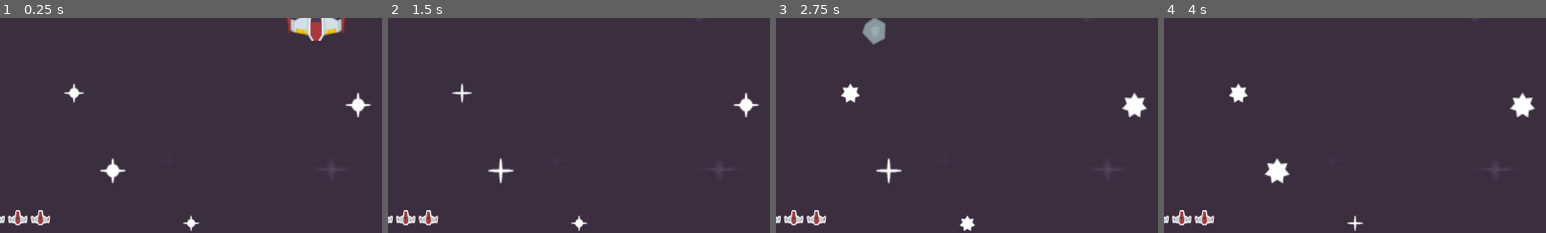
Above: before the commit, frames 1-4 (left to right).
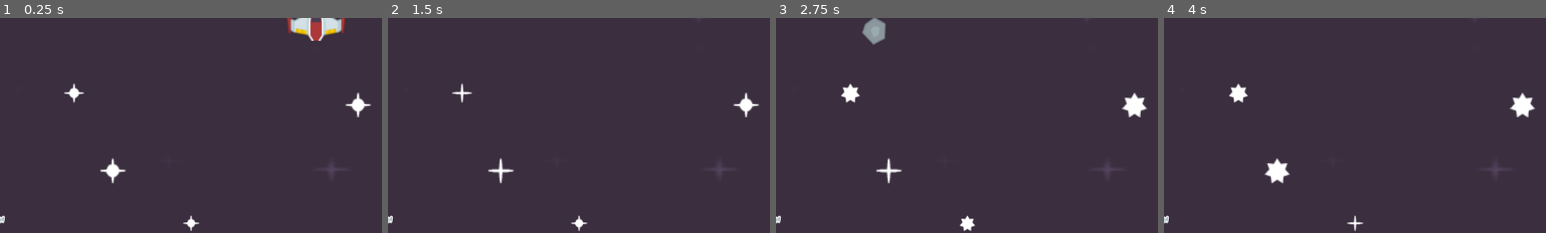
Above: after the commit, the same moments.

Repository: AbdulqadirQ/godot-tut
Game: Godot game, scene res://scenes/level.tscn
Same seed, same stepped clock (60 frames per second), same inputs: the game is played once before the commit and once after it.
Inputs (mouse positions are % of the whole screen's width and height, from its top left):
- Up to frame 1 (0.25 s): no input
- Up to frame 2 (1.5 s): move the mouse to (72, 45) at 0.52 s; hold D (right) 0.53-1.28 s; click (72, 45) at 0.6 s; move the mouse to (30, 55) at 1.27 s; hold S (down) from 1.28 s (still down); click (30, 55) at 1.35 s
- Up to frame 3 (2.75 s): move the mouse to (60, 28) at 2.02 s; release S (down) at 2.03 s; hold D (right) from 2.03 s (still down); click (60, 28) at 2.1 s
- Up to frame 4 (4 s): move the mouse to (45, 70) at 2.77 s; release D (right) at 2.78 s; hold W (up) 2.78-3.53 s; click (45, 70) at 2.85 s; move the mouse to (80, 65) at 3.52 s; hold A (left) from 3.53 s (still down); click (80, 65) at 3.6 s
The pictures show only the part of the screen within x 9-59%, y 50-100%; the shares and areas given below are measured in that part.

The runs differ from the first frame. In frame 1, 0.5% of the frame differs, in the area x 2-14%, y 89-97%; in frame 2, 0.5%; in frame 3, 0.5%; in frame 4, 0.5%.

Commit message:
Decrease life tracker icons if health goes down

Diff:
--- a/scenes/level.gd
+++ b/scenes/level.gd
@@ -26,6 +26,9 @@
 	laser.position = pos
 
 func _ready():
+	# setup up health ui
+	get_tree().call_group("ui", "set_health", health)
+
 	var size := get_viewport().get_visible_rect().size
 	var rng := RandomNumberGenerator.new()
 	for star in $Stars.get_children():
--- a/ui.gd
+++ b/ui.gd
@@ -1,5 +1,13 @@
 extends CanvasLayer
 
+static var image = load("res://graphics/UI/playerLife1_red.png")
+
 func set_health(amount):
-	print(amount)
-	print("ui")
+	for child in $MarginContainer2/HBoxContainer.get_children():
+		child.queue_free()
+
+	for i in amount:
+		var text_rect = TextureRect.new()
+		text_rect.texture = image
+		text_rect.stretch_mode = TextureRect.STRETCH_KEEP
+		$MarginContainer2/HBoxContainer.add_child(text_rect)
--- a/ui.tscn
+++ b/ui.tscn
@@ -1,8 +1,7 @@
-[gd_scene load_steps=4 format=3 uid="uid://d4ekqroeyult3"]
+[gd_scene load_steps=3 format=3 uid="uid://d4ekqroeyult3"]
 
 [ext_resource type="Script" path="res://ui.gd" id="1_2g2g5"]
 [ext_resource type="FontFile" uid="uid://ddxh3tjq4muvh" path="res://audio/kenvector_future.ttf" id="1_7f6ir"]
-[ext_resource type="Texture2D" uid="uid://c382yui5u2f51" path="res://graphics/UI/playerLife1_red.png" id="2_rmf05"]
 
 [node name="UI" type="CanvasLayer" groups=["ui"]]
 script = ExtResource("1_2g2g5")
@@ -39,28 +38,3 @@
 [node name="HBoxContainer" type="HBoxContainer" parent="MarginContainer2"]
 layout_mode = 2
 theme_override_constants/separation = 5
-
-[node name="TextureRect" type="TextureRect" parent="MarginContainer2/HBoxContainer"]
-layout_mode = 2
-texture = ExtResource("2_rmf05")
-stretch_mode = 2
-
-[node name="TextureRect2" type="TextureRect" parent="MarginContainer2/HBoxContainer"]
-layout_mode = 2
-texture = ExtResource("2_rmf05")
-stretch_mode = 2
-
-[node name="TextureRect3" type="TextureRect" parent="MarginContainer2/HBoxContainer"]
-layout_mode = 2
-texture = ExtResource("2_rmf05")
-stretch_mode = 2
-
-[node name="TextureRect4" type="TextureRect" parent="MarginContainer2/HBoxContainer"]
-layout_mode = 2
-texture = ExtResource("2_rmf05")
-stretch_mode = 2
-
-[node name="TextureRect5" type="TextureRect" parent="MarginContainer2/HBoxContainer"]
-layout_mode = 2
-texture = ExtResource("2_rmf05")
-stretch_mode = 2
